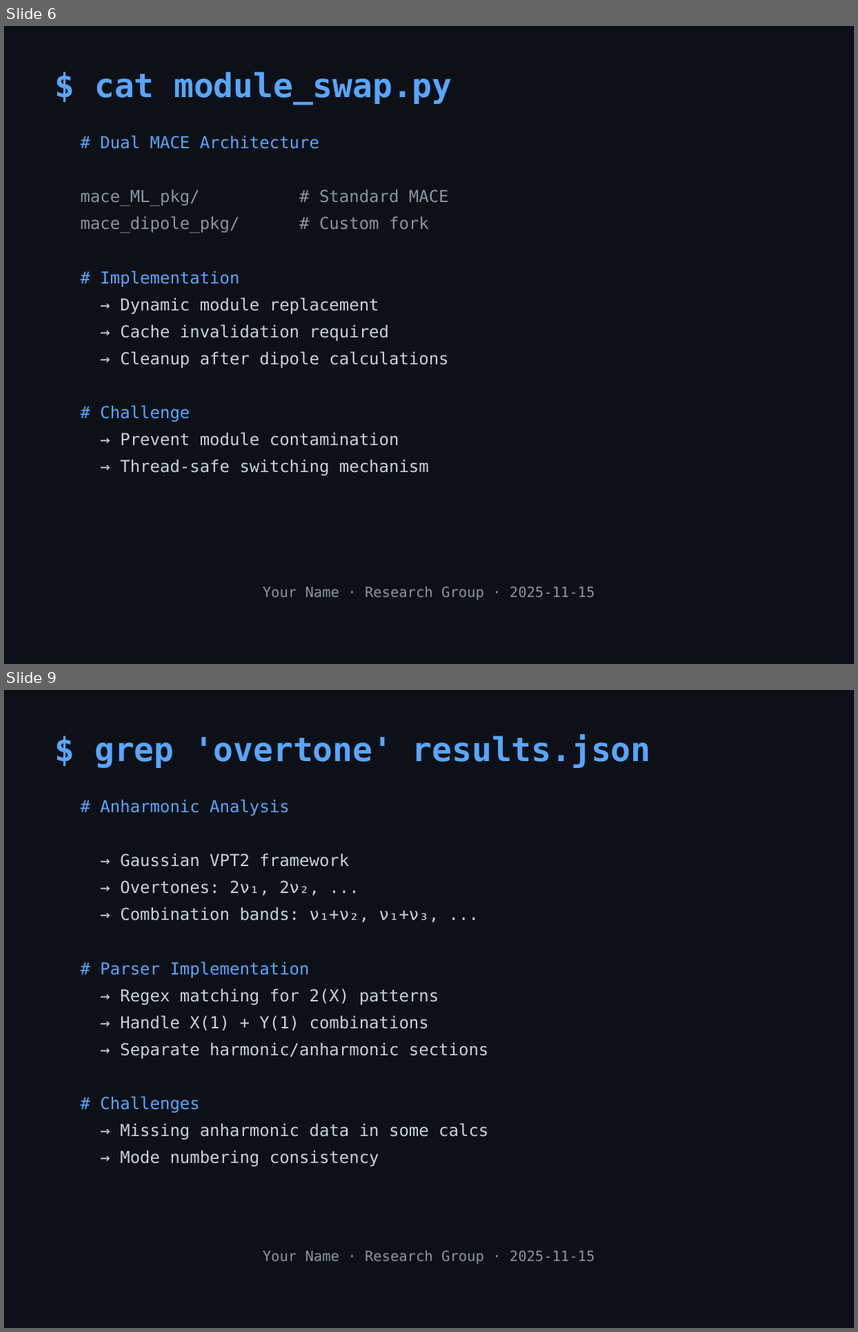
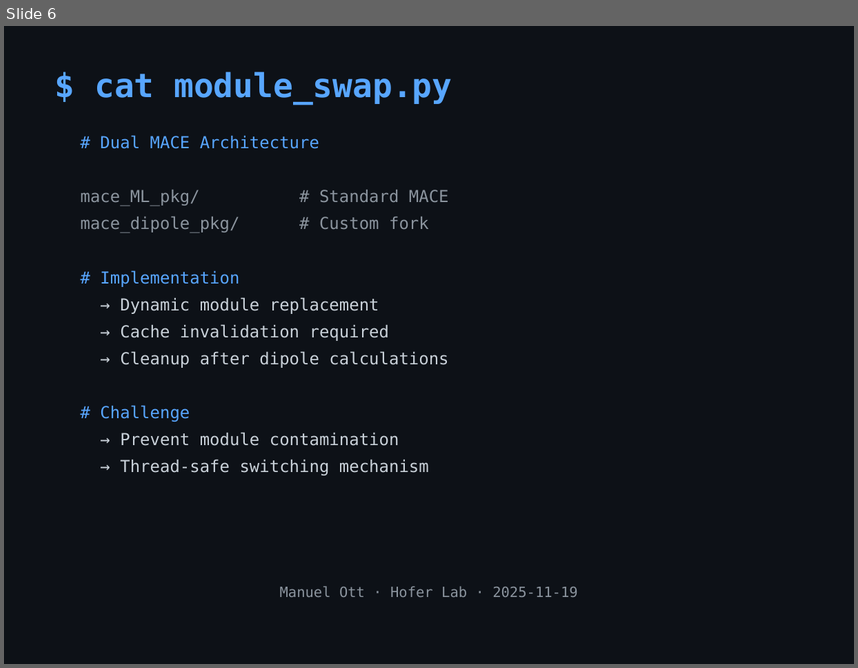
Before and after one commit to mott91/mace_gaussian_interface, a slide deck: presentation/mace_gaussian_presentation.pptx. Shown one above the other, each under a label of ours: slides 6 and 9 before the commit, slide 6 after it; the slides between them are not shown. The pictures are 858x1332 and 858x668 pixels, drawn with LibreOffice and Linux fonts; fonts in the diff are those of the drawing. Boxes give left, top, right and bottom in pixels: in the first picture for what was removed or moved away, otherwise in the second. Text is boxed around its words. In the diff, an @@ line names an element or a change of style, - is before the commit and + after.

```diff
--- a/presentation/mace_gaussian_presentation.pptx
+++ b/presentation/mace_gaussian_presentation.pptx
@@ slide 9 removed at box(4, 690, 854, 1328), background #0D1117 @@
@@ text removed at box(94, 734, 651, 768) @@
-$ grep 'overtone' results.json
@@ text removed at box(100, 799, 488, 1166) @@
-# Anharmonic Analysis
-→ Gaussian VPT2 framework
-→ Overtones: 2ν₁, 2ν₂, ...
-→ Combination bands: ν₁+ν₂, ν₁+ν₃, ...
-# Parser Implementation
-→ Regex matching for 2(X) patterns
-→ Handle X(1) + Y(1) combinations
-→ Separate harmonic/anharmonic sections
-# Challenges
-→ Missing anharmonic data in some calcs
-→ Mode numbering consistency
@@ text removed at box(263, 1250, 595, 1263) @@
-Your Name · Research Group · 2025-11-15
@@ slide 6 changed as well @@
@@ text at box(280, 586, 577, 597): text changed @@
-Your Name · Research Group · 2025-11-15
+Manuel Ott · Hofer Lab · 2025-11-19
```
Also in this commit, not shown: 9 other slides changed, 1 slide added, 1 other file.
